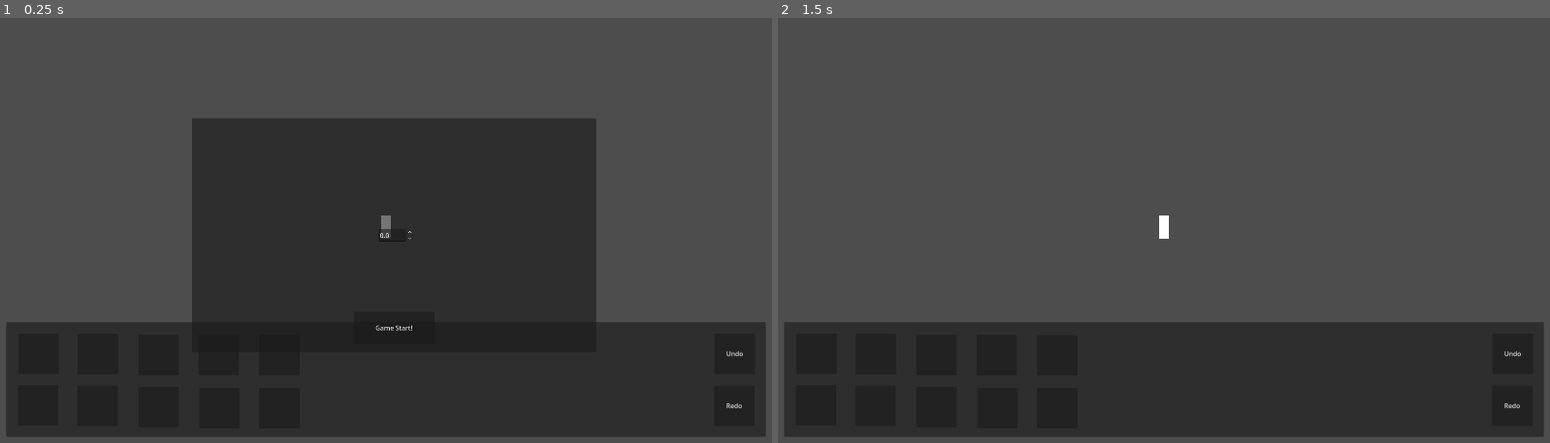
Above: before the commit, frames 1-2 (left to right).
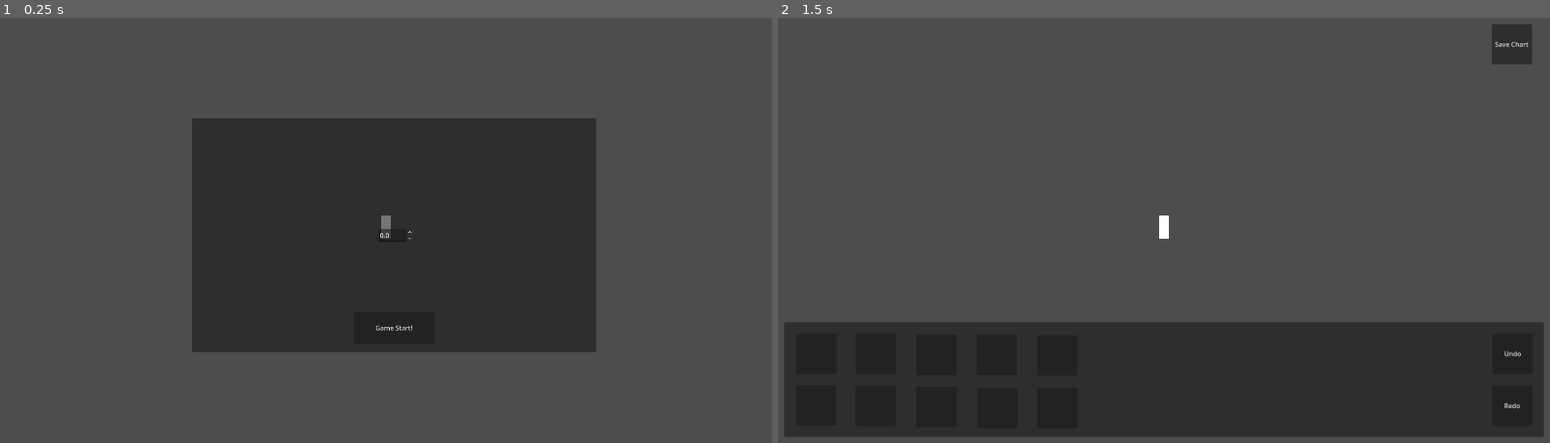
Above: after the commit, the same moments.

Repository: junu192857/Vexatonic-dash-2
Game: Godot game, scene res://Scenes/Editor.tscn
Two runs of this game, one before a commit and one after it. Both use one fixed random seed, a clock stepped at 60 frames per second and the inputs below. This scene is started directly instead of the project's main scene.
Inputs (mouse positions are in pixels of both pictures, inside the frame that each line leads up to):
- Up to frame 1 (0.25 s): no input
- Up to frame 2 (1.5 s): click (816, 353) at 0.52 s; click "Game Start!" at 1.25 s

The runs differ from the first frame. In frame 1, 23% of the frame differs, in the area x 0-100%, y 71-99%; in frame 2, 0.5%.

Commit message:
Save Chart Button 추가
기능아직안만듦

Diff:
--- a/vexatonic-dash-2/Scenes/Editor.tscn
+++ b/vexatonic-dash-2/Scenes/Editor.tscn
@@ -5,6 +5,8 @@
 [ext_resource type="PackedScene" uid="uid://cw54hy54u4o3h" path="res://Prefabs/Connector.tscn" id="3_dfuwn"]
 [ext_resource type="Texture2D" uid="uid://bwm7x5kcscs40" path="res://Textures/NoteBase.jpg" id="4_6ykgs"]
 [ext_resource type="Script" uid="uid://t0pjw10mpexc" path="res://Scripts/EditorInputHandler.gd" id="5_dfuwn"]
+
+[sub_resource type="ButtonGroup" id="ButtonGroup_dfuwn"]
 
 [node name="Editor" type="Node2D" unique_id=375391991]
 script = ExtResource("1_trcuy")
@@ -55,6 +57,8 @@
 offset_top = 163.0
 offset_right = 578.0
 offset_bottom = 263.0
+toggle_mode = true
+button_group = SubResource("ButtonGroup_dfuwn")
 
 [node name="Button5" type="Button" parent="CanvasLayer/NoteSelectorPanel" unique_id=562787188]
 layout_mode = 0
@@ -62,6 +66,8 @@
 offset_top = 163.0
 offset_right = 726.0
 offset_bottom = 263.0
+toggle_mode = true
+button_group = SubResource("ButtonGroup_dfuwn")
 
 [node name="Button4" type="Button" parent="CanvasLayer/NoteSelectorPanel" unique_id=360759748]
 layout_mode = 0
@@ -69,6 +75,8 @@
 offset_top = 160.0
 offset_right = 427.0
 offset_bottom = 260.0
+toggle_mode = true
+button_group = SubResource("ButtonGroup_dfuwn")
 
 [node name="Button3" type="Button" parent="CanvasLayer/NoteSelectorPanel" unique_id=1956327696]
 layout_mode = 0
@@ -77,6 +85,8 @@
 offset_right = 276.0
 offset_bottom = 257.0
 pivot_offset = Vector2(0, 120)
+toggle_mode = true
+button_group = SubResource("ButtonGroup_dfuwn")
 
 [node name="Button10" type="Button" parent="CanvasLayer/NoteSelectorPanel" unique_id=444161378]
 layout_mode = 0
@@ -84,6 +94,8 @@
 offset_top = 31.0
 offset_right = 427.0
 offset_bottom = 131.0
+toggle_mode = true
+button_group = SubResource("ButtonGroup_dfuwn")
 
 [node name="Button9" type="Button" parent="CanvasLayer/NoteSelectorPanel" unique_id=1223151017]
 layout_mode = 0
@@ -91,6 +103,8 @@
 offset_top = 32.0
 offset_right = 726.0
 offset_bottom = 132.0
+toggle_mode = true
+button_group = SubResource("ButtonGroup_dfuwn")
 
 [node name="Button8" type="Button" parent="CanvasLayer/NoteSelectorPanel" unique_id=1578699209]
 layout_mode = 0
@@ -98,6 +112,8 @@
 offset_top = 31.0
 offset_right = 576.0
 offset_bottom = 131.0
+toggle_mode = true
+button_group = SubResource("ButtonGroup_dfuwn")
 
 [node name="Button7" type="Button" parent="CanvasLayer/NoteSelectorPanel" unique_id=203646748]
 layout_mode = 0
@@ -105,6 +121,8 @@
 offset_top = 29.0
 offset_right = 277.0
 offset_bottom = 129.0
+toggle_mode = true
+button_group = SubResource("ButtonGroup_dfuwn")
 
 [node name="Button" type="Button" parent="CanvasLayer/NoteSelectorPanel" unique_id=1835172047]
 layout_mode = 0
@@ -112,6 +130,8 @@
 offset_top = 28.0
 offset_right = 130.0
 offset_bottom = 128.0
+toggle_mode = true
+button_group = SubResource("ButtonGroup_dfuwn")
 
 [node name="Button2" type="Button" parent="CanvasLayer/NoteSelectorPanel" unique_id=228103161]
 layout_mode = 0
@@ -120,6 +140,16 @@
 offset_right = 129.0
 offset_bottom = 256.0
 pivot_offset = Vector2(0, 120)
+toggle_mode = true
+button_group = SubResource("ButtonGroup_dfuwn")
+
+[node name="SaveButton" type="Button" parent="CanvasLayer/NoteSelectorPanel" unique_id=377710792]
+layout_mode = 0
+offset_left = 1751.0
+offset_top = -739.0
+offset_right = 1851.0
+offset_bottom = -639.0
+text = "Save Chart"
 
 [node name="InitialPanel" type="Panel" parent="CanvasLayer" unique_id=281739446]
 anchors_preset = -1
--- a/vexatonic-dash-2/Scripts/EditorManager.gd
+++ b/vexatonic-dash-2/Scripts/EditorManager.gd
@@ -9,6 +9,7 @@
 @onready var inputHandler = $EditorInputHandler
 @onready var camera = $Camera2D
 
+@onready var editorButtons = $CanvasLayer/NoteSelectorPanel
 
 var editor_ready = false
 var bpm: float
@@ -16,6 +17,8 @@
 func _ready():
 	inputHandler.move_camera.connect(_on_move_camera)
 	inputHandler.zoom_camera.connect(_on_zoom_camera)
+	editorButtons.visible = false
+
 
 # ================== 에디터 시작하기 ==========================
 
@@ -23,6 +26,7 @@
 	editor_ready = true
 	bpm = $CanvasLayer/InitialPanel/SpinBox.value
 	$CanvasLayer/InitialPanel.visible = false
+	editorButtons.visible = true
 	print("BPM: %f" % bpm)
 
 
